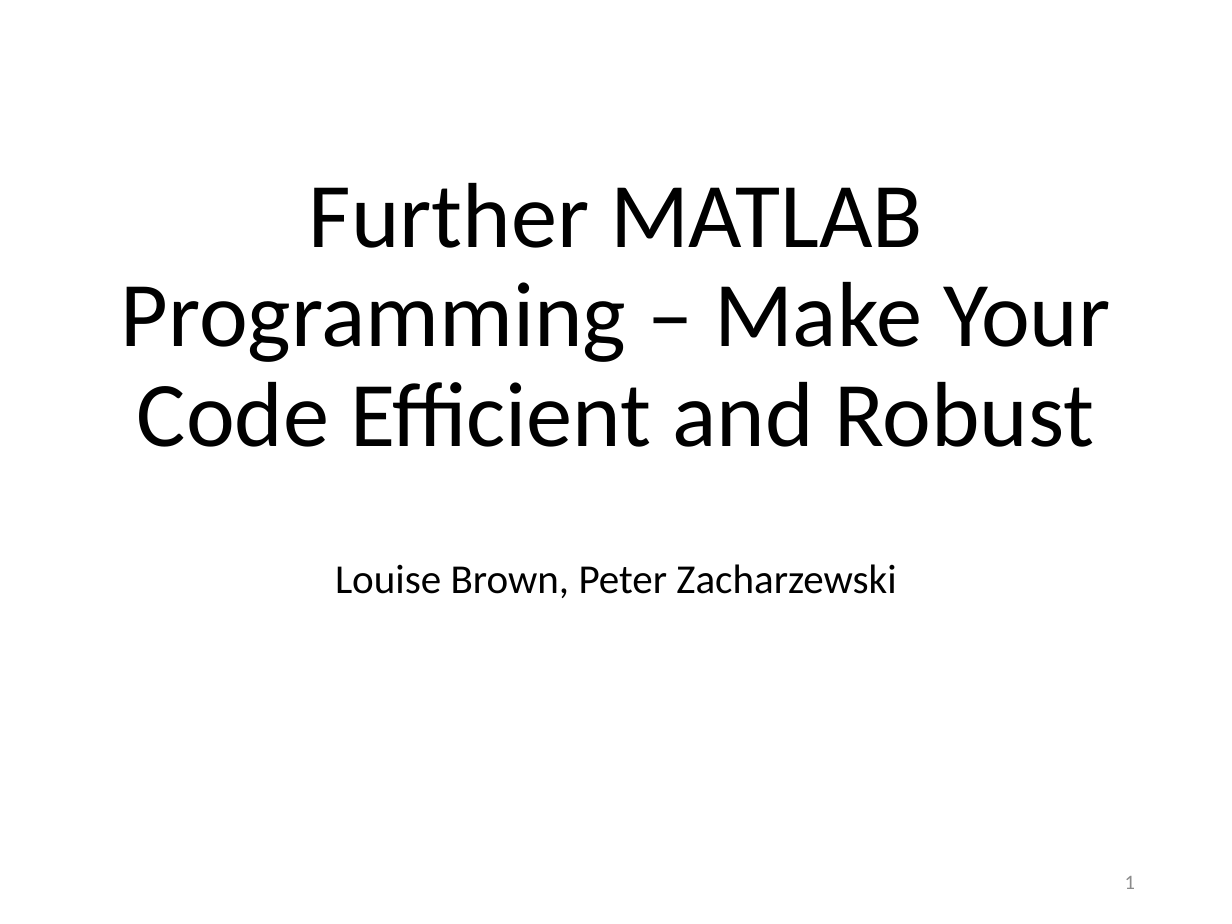
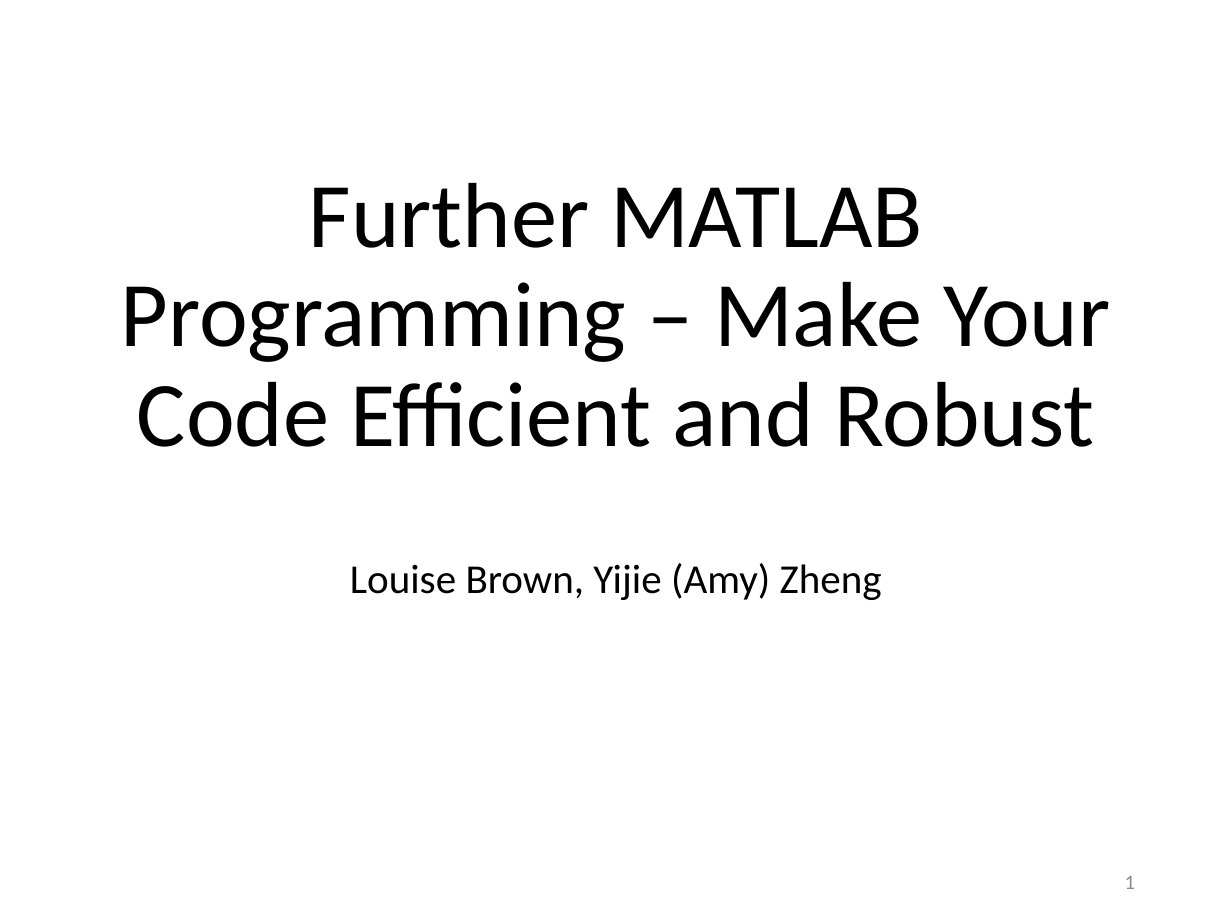
Before and after one commit to louisepb/Nottingham_Workshop, a slide deck: slide 1 of InstructorMaterials/Best Practices for Software Development using MATLAB.pptx. Drawn at 1232x924 pixels with LibreOffice and Linux fonts; fonts in the diff are those of the drawing. Boxes give left, top, right and bottom in pixels: in the first picture for what was removed or moved away, otherwise in the second. Text is boxed around its words. In the diff, an @@ line names an element or a change of style, - is before the commit and + after.

```diff
--- a/InstructorMaterials/Best Practices for Software Development using MATLAB.pptx
+++ b/InstructorMaterials/Best Practices for Software Development using MATLAB.pptx
@@ subtitle at box(350, 563, 882, 600): text changed @@
-Louise Brown, Peter Zacharzewski
+Louise Brown, Yijie (Amy) Zheng
```
Also in this commit, not shown: 2 other slides changed, 11 other files.
